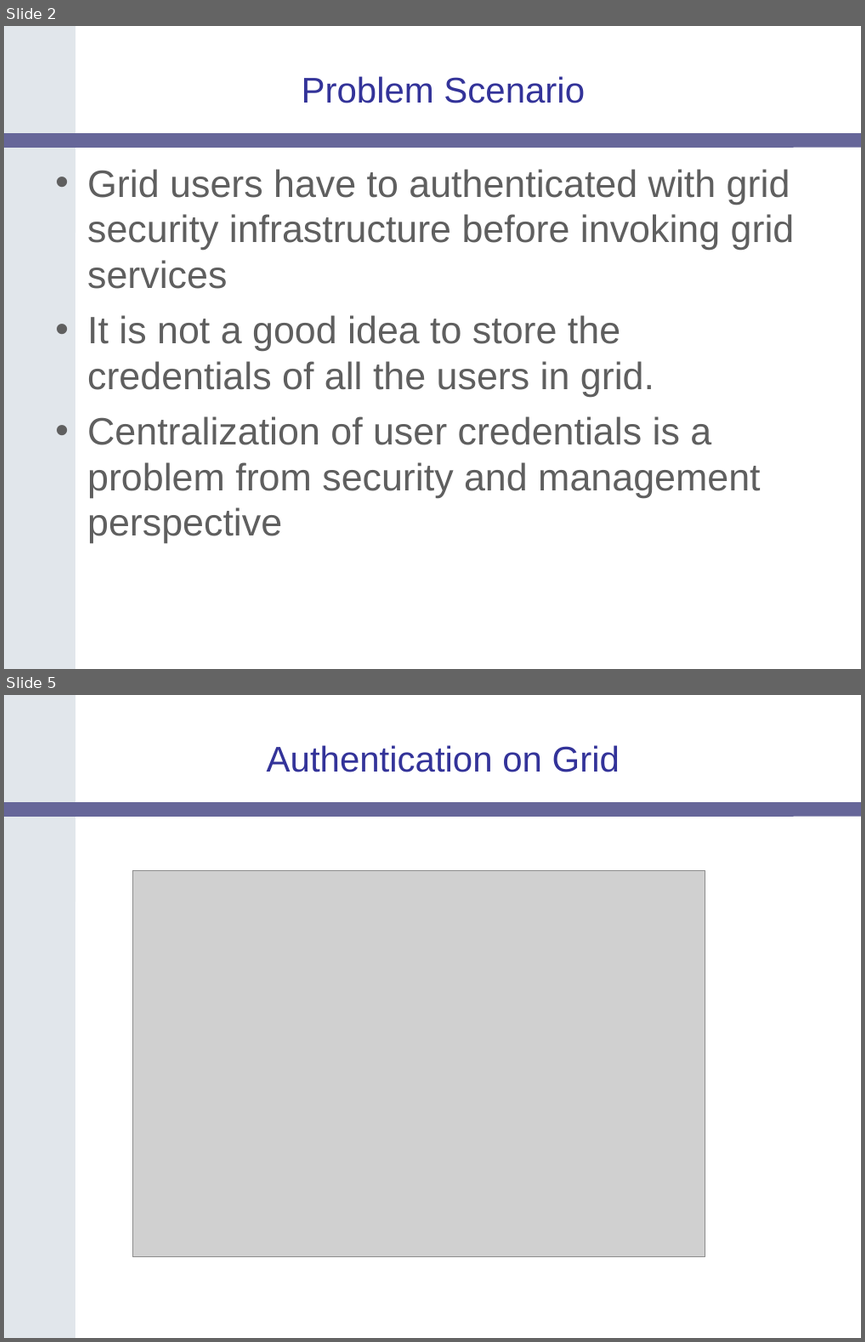
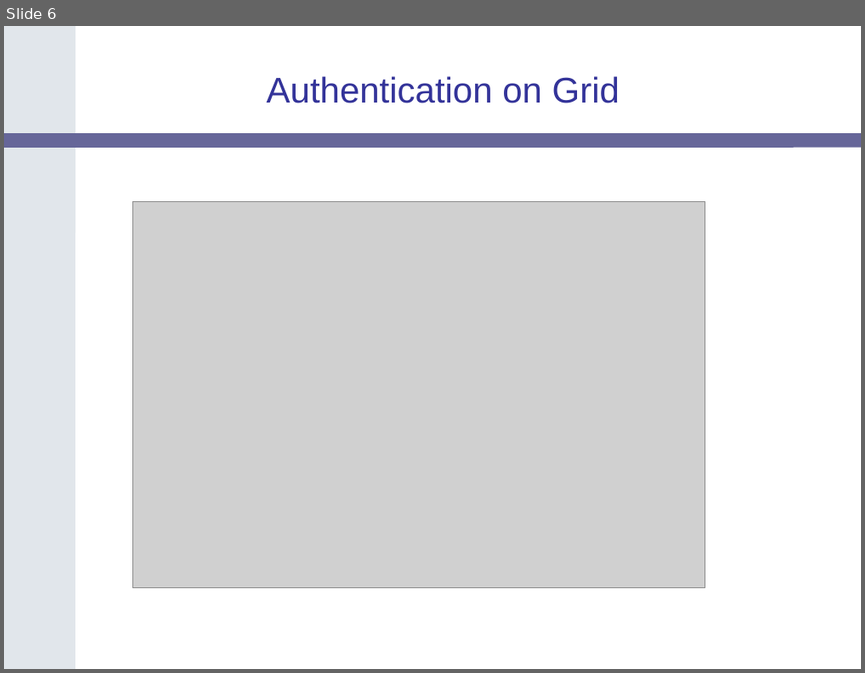
Before and after one commit to NCIP/cagrid-portal, a slide deck: cagrid-1-0/Documentation/presentations/imf-wg/IDP_Design.ppt. Shown one above the other, each under a label of ours: slides 2 and 5 before the commit, slide 6 after it; the slides between them are not shown. The pictures are 865x1342 and 865x673 pixels, drawn with LibreOffice and Linux fonts; fonts in the diff are those of the drawing; grey boxes stand for pictures; background and template pictures are left out. Boxes give left, top, right and bottom in pixels: in the first picture for what was removed or moved away, otherwise in the second. Text is boxed around its words. In the diff, an @@ line names an element or a change of style, - is before the commit and + after.

```diff
--- a/cagrid-1-0/Documentation/presentations/imf-wg/IDP_Design.ppt
+++ b/cagrid-1-0/Documentation/presentations/imf-wg/IDP_Design.ppt
@@ slide 2 removed at (4,26,861,669), background #FFFFFF; not listed: 2 template elements that a slide beside it also shows @@
@@ title removed at (302,76,585,103) @@
-Problem Scenario
@@ text removed at (87,169,794,543) @@
-• Grid users have to authenticated with grid security infrastructure before invoking grid services
-• It is not a good idea to store the credentials of all the users in grid.
-• Centralization of user credentials is a problem from security and management perspective
@@ what was slide 5 is now slide 6 @@
```
Also in this commit, not shown: 3 slides changed, 2 slides added.
